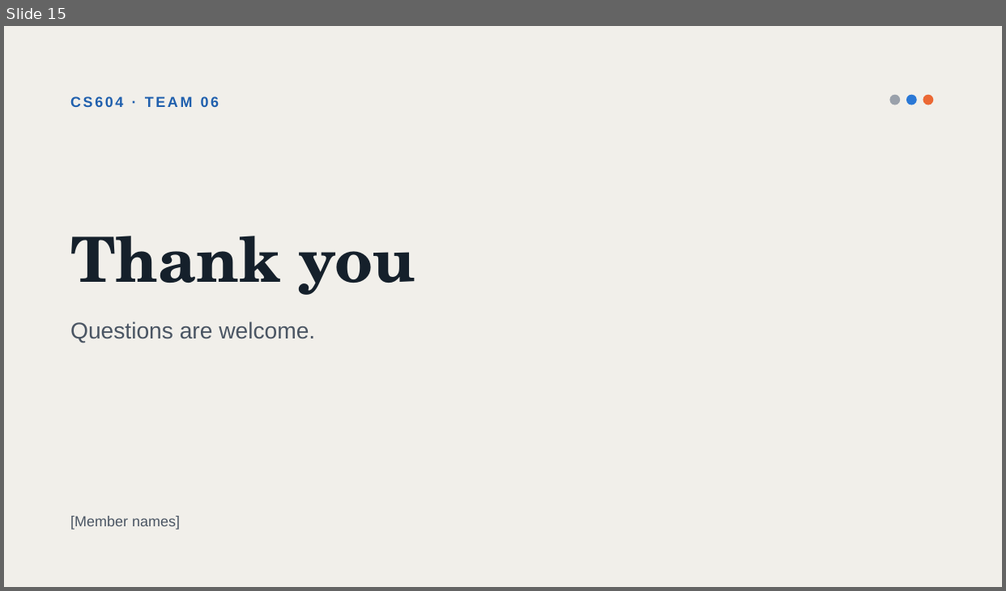
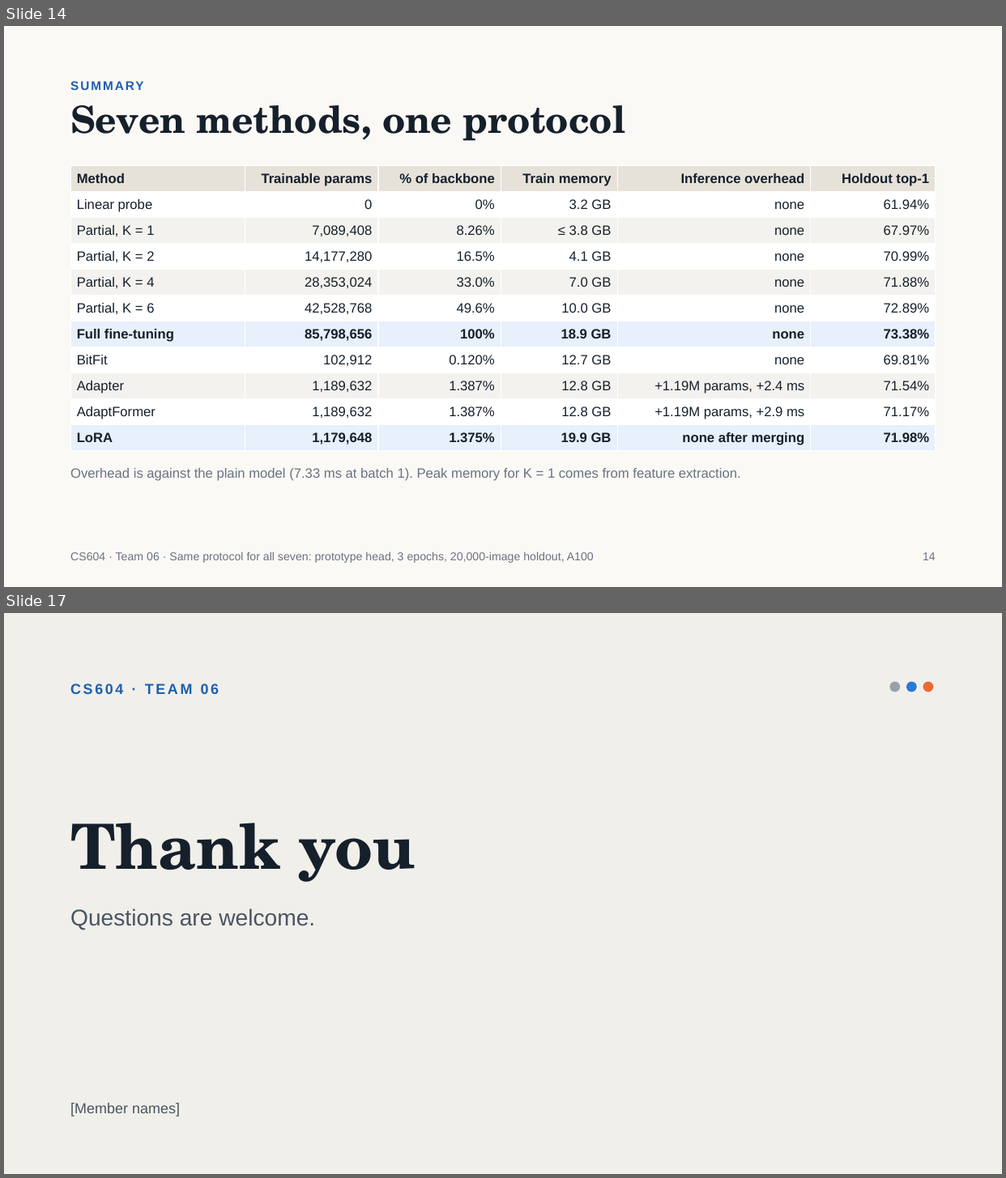
Before and after one commit to jiaobuchong/deep-cv, a slide deck: cs604_team06_slides.pptx. Shown one above the other, each under a label of ours: slide 15 before the commit, slides 14 and 17 after it; the slides between them are not shown. The pictures are 1006x591 and 1006x1178 pixels, drawn with LibreOffice and Linux fonts; fonts in the diff are those of the drawing. Boxes give left, top, right and bottom in pixels: in the first picture for what was removed or moved away, otherwise in the second. Text is boxed around its words. In the diff, an @@ line names an element or a change of style, - is before the commit and + after.

```diff
--- a/cs604_team06_slides.pptx
+++ b/cs604_team06_slides.pptx
@@ slide 14 added at [4, 26, 1002, 587], background #FAF9F6 @@
@@ text added at [70, 78, 936, 92], 12 pt, text #1F5FAD, bold @@
+SUMMARY
@@ title added at [70, 105, 626, 141], 36 pt, text #15202B, bold @@
+Seven methods, one protocol
@@ table added at [70, 166, 936, 451], 11 rows, 6 columns @@
+Method | Trainable params | % of backbone | Train memory | Inference overhead | Holdout top-1
+Linear probe | 0 | 0% | 3.2 GB | none | 61.94%
+Partial, K = 1 | 7,089,408 | 8.26% | ≤ 3.8 GB | none | 67.97%
+Partial, K = 2 | 14,177,280 | 16.5% | 4.1 GB | none | 70.99%
+Partial, K = 4 | 28,353,024 | 33.0% | 7.0 GB | none | 71.88%
+Partial, K = 6 | 42,528,768 | 49.6% | 10.0 GB | none | 72.89%
+Full fine-tuning | 85,798,656 | 100% | 18.9 GB | none | 73.38%
+BitFit | 102,912 | 0.120% | 12.7 GB | none | 69.81%
+Adapter | 1,189,632 | 1.387% | 12.8 GB | +1.19M params, +2.4 ms | 71.54%
+AdaptFormer | 1,189,632 | 1.387% | 12.8 GB | +1.19M params, +2.9 ms | 71.17%
+LoRA | 1,179,648 | 1.375% | 19.9 GB | none after merging | 71.98%
@@ text added at [70, 468, 741, 481], 13 pt, text #6B7280 @@
+Overhead is against the plain model (7.33 ms at batch 1). Peak memory for K = 1 comes from feature extraction.
@@ text added at [70, 552, 594, 563], 11 pt, text #6B7280 @@
+CS604 · Team 06 · Same protocol for all seven: prototype head, 3 epochs, 20,000-image holdout, A100
@@ text added at [923, 552, 936, 561], 11 pt, text #6B7280 @@
+14
@@ what was slide 15 is now slide 17 @@
```
Also in this commit, not shown: 6 slides changed, 11 other slides added, 9 slides removed, 11 other files.
